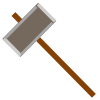
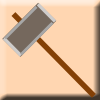
Layers edited between the first and the second 100 x 100 image:
painted on "Shape 3 copy" over [left=2, top=37, right=23, bottom=57]
painted on "Shape 3" over [left=36, top=3, right=57, bottom=23]
painted on "Shape 1" over [left=11, top=12, right=96, bottom=98]
added layer "Layer 2" above "Layer 1" over [left=0, top=0, right=100, bottom=100]
